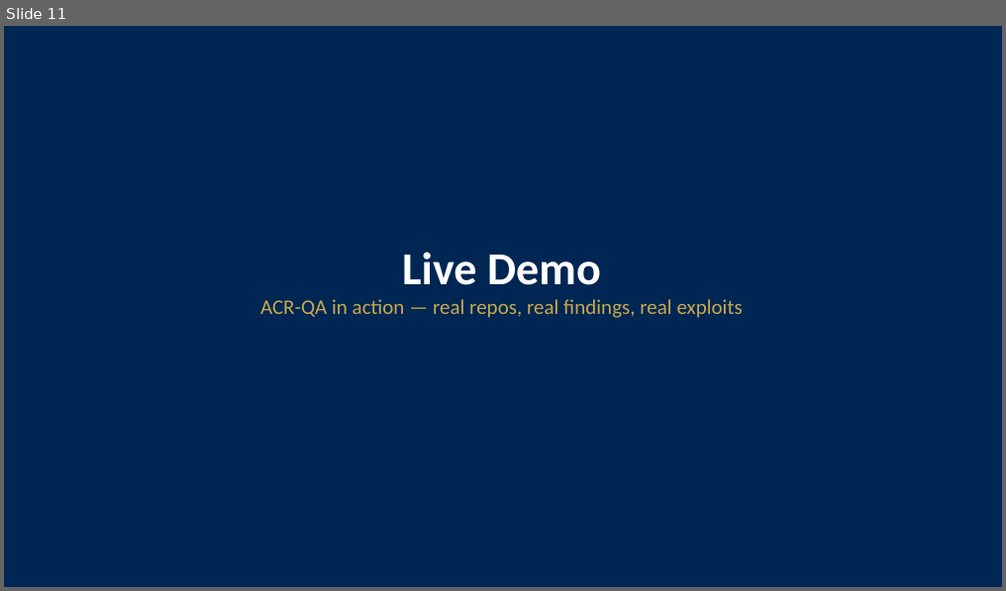
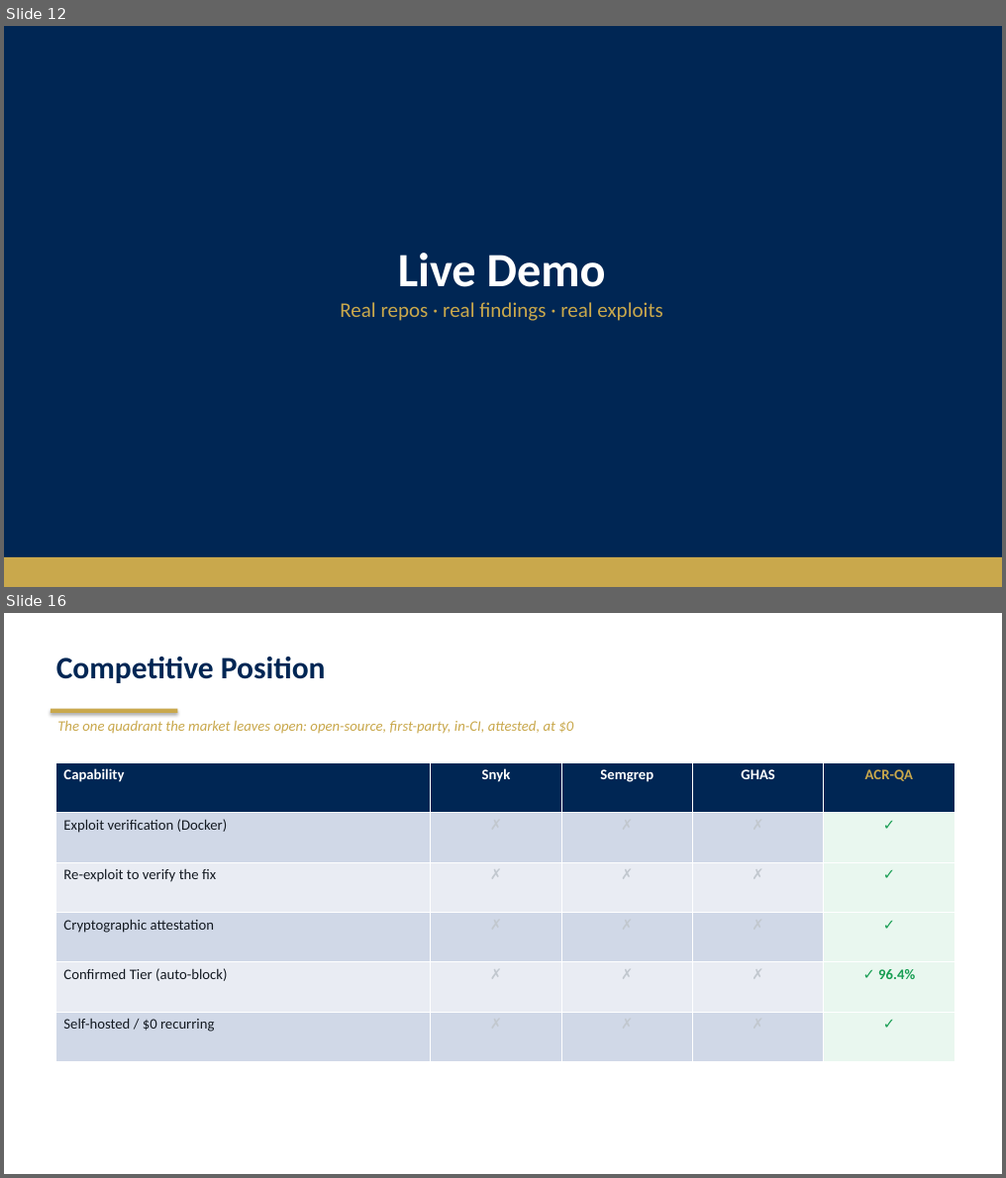
Before and after one commit to starredjaco/ACR-QA, a slide deck: docs/ACR-QA_Defense.odp. Shown one above the other, each under a label of ours: slide 11 before the commit, slides 12 and 16 after it; the slides between them are not shown. The pictures are 1006x591 and 1006x1178 pixels, drawn with LibreOffice and Linux fonts; fonts in the diff are those of the drawing. Boxes give left, top, right and bottom in pixels: in the first picture for what was removed or moved away, otherwise in the second. Text is boxed around its words. In the diff, an @@ line names an element or a change of style, - is before the commit and + after.

Commit message:
feat(defense): god-mode deck — sales narrative + real dashboard screenshots
Rebuild build_defense_deck.py into a 20-slide sales deck: hook (AI writes 1.88x more
vulns), market-reality hero stats ($10-50k vs $0), the Confirmed-Tier funnel visual
(1,942 -> 55), Evaluation table, three trust proofs, competitive matrix, "What ACR-QA
Delivers" close, and real embedded dashboard screenshots (Overview, run detail, OWASP
heatmap, verified attestation) captured live via Playwright. KSIU branding + logo.
Rendered and visually verified.

```diff
--- a/docs/ACR-QA_Defense.odp
+++ b/docs/ACR-QA_Defense.odp
@@ slide 16 added at box(4, 613, 1002, 1174), background #FFFFFF @@
@@ text added at box(56, 657, 326, 683), 30 pt, text #002654, bold @@
+Competitive Position
@@ rectangle added at box(51, 709, 177, 713), fill #C9A84C @@
@@ text added at box(57, 721, 573, 734), 14 pt, text #C9A84C, italic @@
+The one quadrant the market leaves open: open-source, first-party, in-CI, attested, at $0
@@ table added at box(56, 762, 954, 1062), 6 rows, 5 columns @@
+Capability | Snyk | Semgrep | GHAS | ACR-QA
+Exploit verification (Docker) | ✗ | ✗ | ✗ | ✓
+Re-exploit to verify the fix | ✗ | ✗ | ✗ | ✓
+Cryptographic attestation | ✗ | ✗ | ✗ | ✓
+Confirmed Tier (auto-block) | ✗ | ✗ | ✗ | ✓ 96.4%
+Self-hosted / $0 recurring | ✗ | ✗ | ✗ | ✓
@@ what was slide 11 is now slide 12 @@
@@ slide 12 changed as well @@
@@ text at box(398, 253, 606, 287): size 44 to 46 pt in "Live Demo" @@
@@ text at box(340, 302, 662, 321): text changed @@
-ACR-QA in action — real repos, real findings, real exploits
+Real repos · real findings · real exploits
@@ rectangle added at box(4, 558, 1002, 587), fill #C9A84C @@
```
Also in this commit, not shown: 6 other slides changed, 12 other slides added, 7 slides removed, 8 other files.
